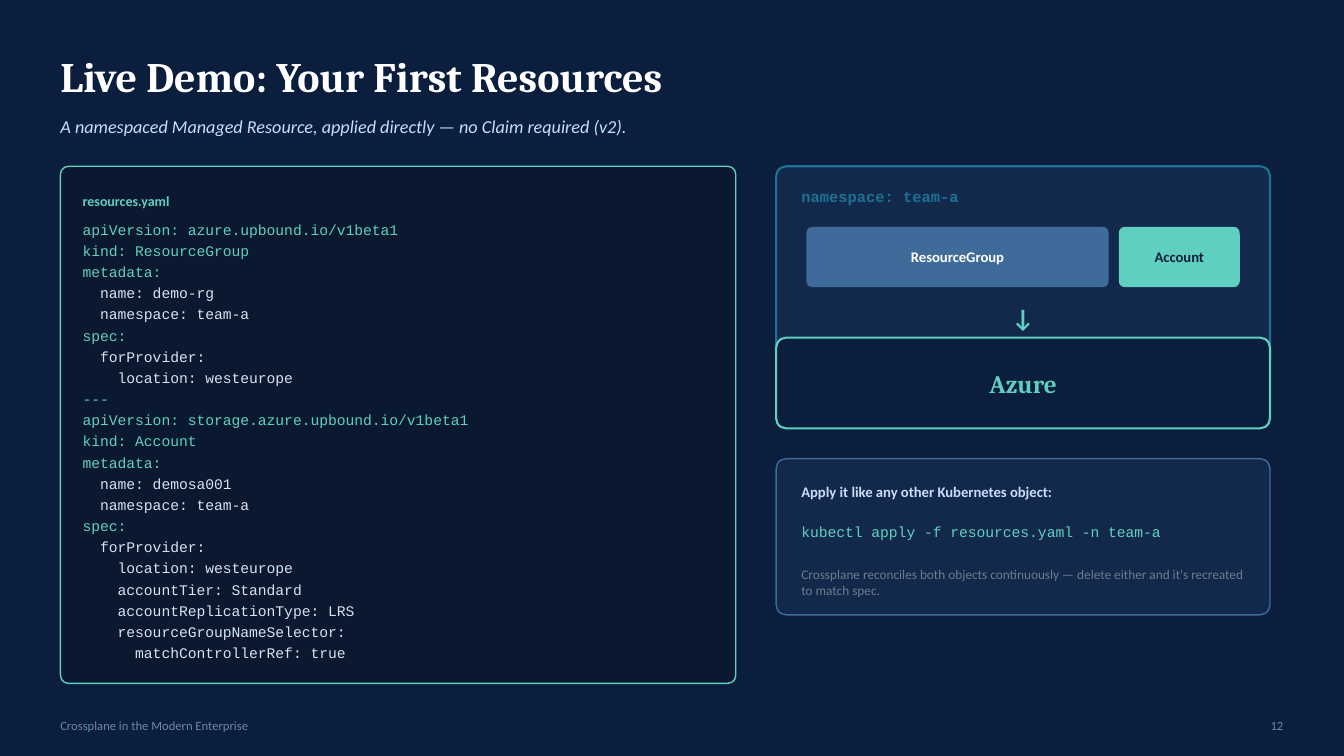
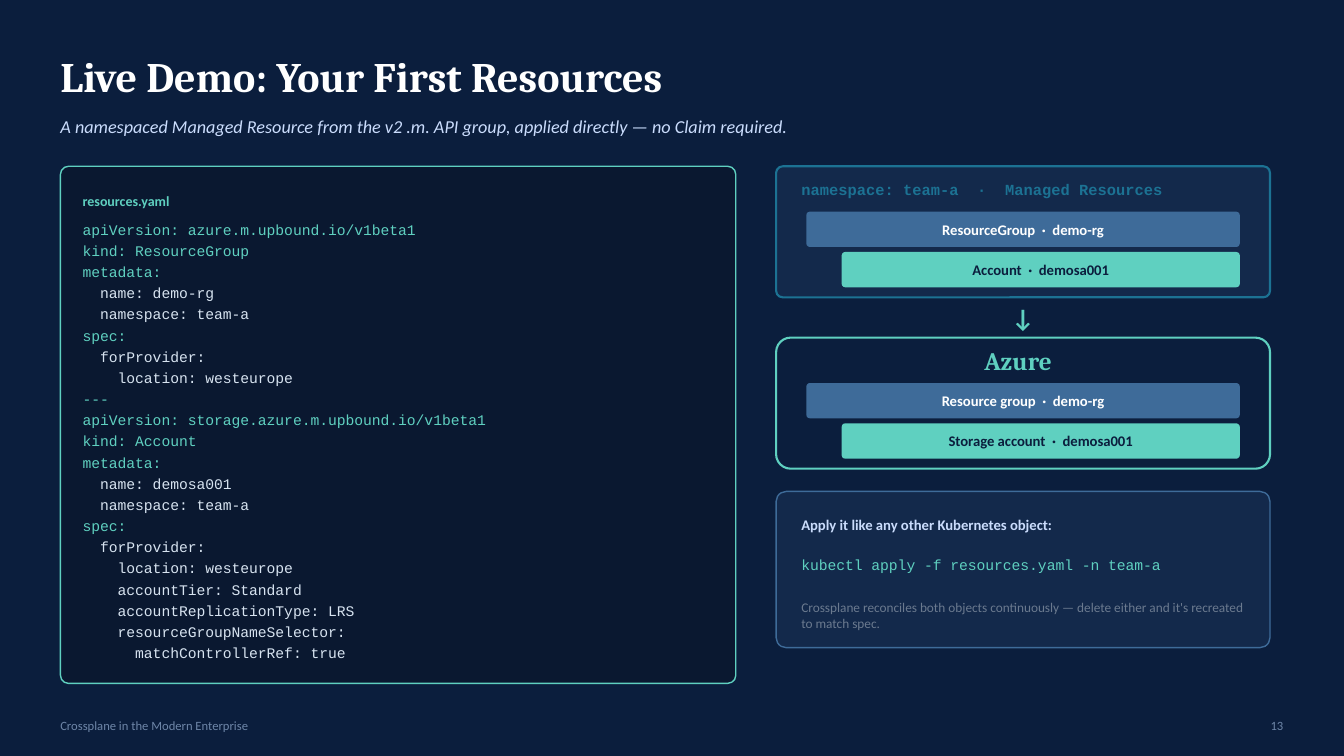
Before and after one commit to artisticcheese/crossplane, a slide deck: slide 13 of Crossplane_Enterprise_IaC.pptx (slide 12 before the commit). Drawn at 1344x756 pixels with LibreOffice and Linux fonts; fonts in the diff are those of the drawing. Boxes give left, top, right and bottom in pixels: in the first picture for what was removed or moved away, otherwise in the second. Text is boxed around its words. In the diff, an @@ line names an element or a change of style, - is before the commit and + after.

Commit message:
Remove deprecated Crossplane resources and scripts for demo 2; introduce self-contained run-of-show script for streamlined presentation.

```diff
--- a/Crossplane_Enterprise_IaC.pptx
+++ b/Crossplane_Enterprise_IaC.pptx
@@ text at (60, 120, 787, 136): text changed @@
-A namespaced Managed Resource, applied directly — no Claim required (v2).
+A namespaced Managed Resource from the v2 .m. API group, applied directly — no Claim required.
@@ rounded rectangle: place and size @@
-rounded rectangle at (776, 166, 1270, 368)
+rounded rectangle at (776, 166, 1270, 297)
@@ text at (801, 184, 1162, 198): text changed @@
-namespace: team-a
+namespace: team-a · Managed Resources
@@ text at (83, 224, 416, 238): text changed @@
-apiVersion: azure.upbound.io/v1beta1
+apiVersion: azure.m.upbound.io/v1beta1
@@ rounded rectangle: place and size @@
-rounded rectangle at (807, 227, 1109, 287)
+rounded rectangle at (807, 212, 1240, 247)
@@ text at (942, 224, 1103, 238): text changed @@
-ResourceGroup
+ResourceGroup · demo-rg
@@ rounded rectangle: place and size @@
-rounded rectangle at (1119, 227, 1240, 287)
+rounded rectangle at (842, 252, 1240, 287)
@@ text at (972, 264, 1109, 275): text changed @@
-Account
+Account · demosa001
@@ text "↓" rewrapped from (973, 297, 1074, 338) to (973, 302, 1074, 333) @@
@@ rounded rectangle: place and size @@
-rounded rectangle at (776, 338, 1270, 429)
+rounded rectangle at (776, 338, 1270, 469)
@@ text "Azure": place and size @@
-text "Azure" at (989, 376, 1056, 393)
+text "Azure" at (984, 353, 1051, 370)
@@ rounded rectangle added at (807, 383, 1240, 418), fill #3E6B99 @@
@@ text at (83, 414, 486, 428): text changed @@
-apiVersion: storage.azure.upbound.io/v1beta1
+apiVersion: storage.azure.m.upbound.io/v1beta1
@@ text added at (942, 395, 1104, 409), 10.5 pt, text #FFFFFF, bold @@
+Resource group · demo-rg
@@ rounded rectangle added at (842, 423, 1240, 459), fill #5FD0C0 @@
@@ text added at (949, 435, 1133, 449), 10.5 pt, text #0B1E3D, bold @@
+Storage account · demosa001
@@ 2 texts, 1 rounded rectangle: place and size @@
-2 texts, 1 rounded rectangle at (776, 459, 1270, 615)
+2 texts, 1 rounded rectangle at (776, 492, 1270, 648)
@@ text "kubectl apply -f resources.yaml -n ...": place and size @@
-text "kubectl apply -f resources.yaml -n ..." at (801, 526, 1161, 540)
+text "kubectl apply -f resources.yaml -n ..." at (801, 559, 1161, 573)
```
Also in this commit, not shown: 13 other slides changed, 1 slide added, 2 slides removed, 22 other files.
